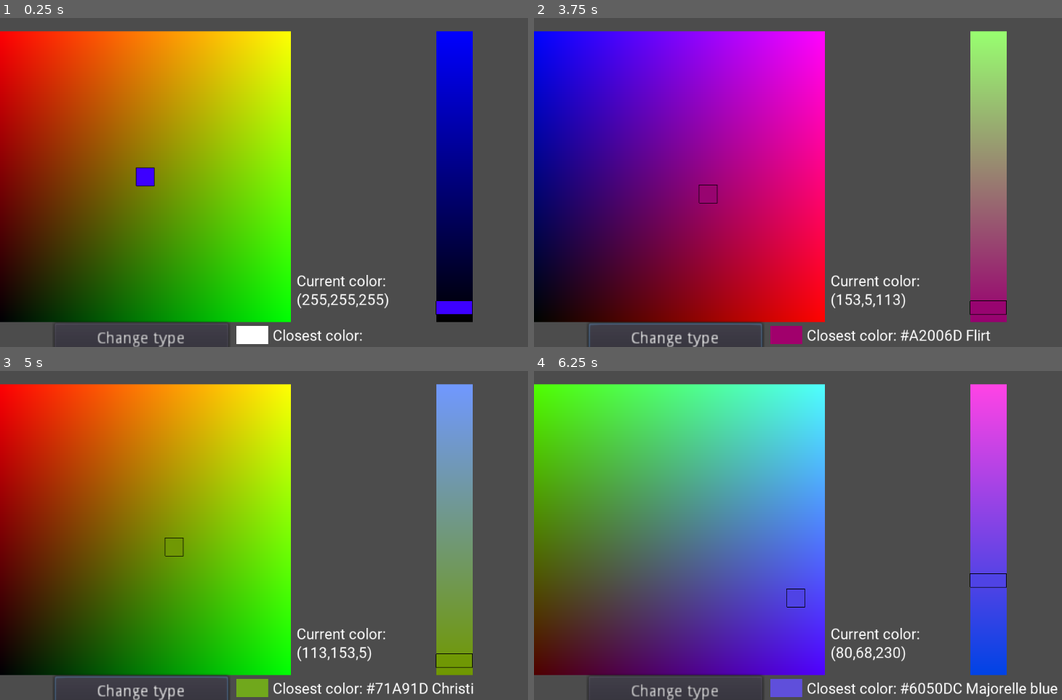
Above: before the commit, frames 1-4 (two rows, left to right).
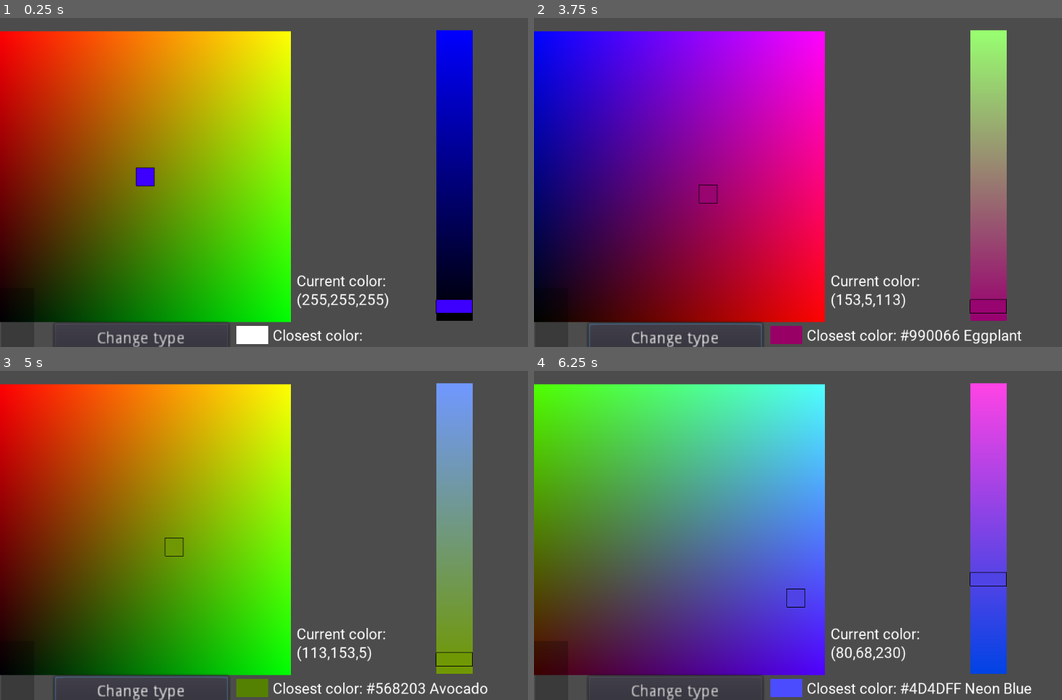
Above: after the commit, the same moments.

Repository: AntonBogun/Fancy-Color-Picker
Game: Godot game, scene res://Bruh.tscn
The game is run twice, just before and just after one commit, with the same random seed, the same clock (stepped at 60 frames per second) and the same inputs. The engine's default icon, where the game draws it, is replaced by a stand-in: a white triangle on a blue panel in a dark square.
Inputs (mouse positions are in pixels of both pictures, inside the frame that each line leads up to):
- Up to frame 1 (0.25 s): no input
- Up to frame 2 (3.75 s): click "Change type" at 0.5 s; click "Change type" at 1.25 s; click "Change type" at 2 s; tap Enter at 2.75 s; move the mouse to (951, 159) at 2.77 s; press the mouse at (951, 159) at 2.78 s; tap Space at 3.5 s; move the mouse to (708, 192) at 3.52 s; release the mouse at (708, 192) at 3.53 s; click (708, 192) at 3.6 s
- Up to frame 3 (5 s): tap Enter at 4.25 s; move the mouse to (348, 453) at 4.27 s; press the mouse at (348, 453) at 4.28 s
- Up to frame 4 (6.25 s): tap Space at 5 s; move the mouse to (798, 598) at 5.02 s; release the mouse at (798, 598) at 5.03 s; click (798, 598) at 5.1 s; tap Enter at 5.75 s; move the mouse to (998, 581) at 5.77 s; press the mouse at (998, 581) at 5.78 s

The runs differ from the first frame. In frame 1, 0.1% of the frame differs, in the area x 82-90%, y 3-93%; in frame 2, 0.6%; in frame 3, 0.9%; in frame 4, 1.0%, in the area x 44-100%, y 3-100%.

Commit message:
LOTS of changes
Also everything is extremely inefficient

Diff:
--- a/2dcolor.gd
+++ b/2dcolor.gd
@@ -17,8 +17,8 @@
 	material.set_shader_param("vertex2",polygon[2]+position);
 	material.set_shader_param("vertex3",polygon[3]+position);
 	material.set_shader_param("zoom",1/get_node("..").zoom.x);
+# warning-ignore:return_value_discarded
 	$Button.connect("pressed",self,"_update")
-
 
 	#var strin="["
 #	for n in v3:
@@ -50,12 +50,25 @@
 	#then multiplies vert by zoom (for obvious reasons)
 	return Vector2(viewpoort.x/2.0+vert.x*zooom,viewpoort.y/2.0+vert.y*zooom)
 
+#lower left
+#top right
+#(in cartesian, in bad computer scale top left, bottom right
+func ifinbox(pos, pos1, pos2):
+	return (pos2.x>=pos.x && pos.x>=pos1.x && pos2.y>=pos.y && pos.y>=pos1.y);
 
-func ifinbox(pos, pos1, pos2):
-	return (pos2.x>pos.x && pos.x>pos1.x && pos2.y>pos.y && pos.y>pos1.y);
+func colorsize(pos,size,args):
+	var colorif = funcref(self,"colorif")
+	return influence.forinbox(pos,size,colorif,args)
 
-
-
+func colorif(pos,args):
+	var _slider = args[0]
+	var prevname=args[1]
+	#var type = args[2]
+	#colorarray = smh and search for change, then add and shit and yeah
+	var iff=colr.colorclosestsearch(pos.x,pos.y,_slider)==prevname
+	var inbox=ifinbox(Vector2(int(pos.x),int(pos.y)),Vector2(),Vector2(255,255))
+	#bruh
+	return inbox and iff
 
 
 
@@ -71,7 +84,9 @@
 var interntype=0
 var slider=40
 
-func _physics_process(_delta):
+
+
+func _process(_delta):
 	i-=int(i>0)
 	#positions on viewport
 	var pos1=vertconv(polygon[0]+position,get_viewport_rect().size,1/get_node("..").zoom.x)
@@ -131,10 +146,41 @@
 		$VSlider.material.set_shader_param("gre",g)
 		$VSlider.material.set_shader_param("blu",b)
 
+		if(i==0 && ok &&Input.is_action_pressed("mouse_left"))and false:
+			$Polygon2D.test()
 
-		if(i==0 && ok &&Input.is_action_pressed("mouse_left")):
-			i=10
-			mousepos
+
+
+#		if(i==0 && ok &&Input.is_action_pressed("mouse_left")):
+#			i=10
+#			var x=int(mousepos.y)
+#			var y=int(mousepos.x)
+#
+#			var name =colr.colorclosestsearch(x,y,slider)
+#			var colorsize = funcref(self,"colorsize")
+#			var arr=[]
+#			var col_i=0.0
+#
+#			for _col_i in 2:
+#
+#				col_i=float(pow(3,2-_col_i))
+#				arr = influence.new(Vector2(x,y),col_i,colorsize,[slider,name])
+#
+#				if arr[0]==null:
+#					pass
+#				else:
+#					break
+#
+#			while col_i>2:
+#				arr=influence.expand(arr,colorsize,col_i,[slider,name])
+#				if col_i>4:
+#					arr=influence.divid(arr,col_i)
+#				col_i=col_i/3
+#			$Polygon2D.color=colr.ColorNameToColor(name)
+#			$Polygon2D.polygon=arr
+
+#
+#				pass
 			#-1.do when Slider or type changed value
 			#0. repeat 1-4 for every 32 pixels
 			#1.Find color at point
--- a/Bruh.tscn
+++ b/Bruh.tscn
@@ -8,8 +8,29 @@
 [ext_resource path="res://VSlider.gd" type="Script" id=6]
 [ext_resource path="res://Fonts/Roboto/ControlsRoboto.tres" type="DynamicFont" id=7]
 [ext_resource path="res://testloldeletelater.gd" type="Script" id=8]
+[ext_resource path="res://icon.png" type="Texture" id=9]
 
 [sub_resource type="ShaderMaterial" id=1]
+
+[sub_resource type="Shader" id=2]
+code = "shader_type canvas_item;
+uniform float saturation = -1;
+uniform float lightness = 0;
+void fragment(){
+	COLOR=texture(TEXTURE,UV);
+	float avrg=(COLOR.r+COLOR.g+COLOR.b)/3.0;
+	COLOR.r=COLOR.r+(avrg-COLOR.r)*-min(saturation,0)+max(saturation,0)*float((COLOR.r-avrg)>0.0);
+	COLOR.g=COLOR.g+(avrg-COLOR.g)*-min(saturation,0)+max(saturation,0)*float((COLOR.g-avrg)>0.0);
+	COLOR.b=COLOR.b+(avrg-COLOR.b)*-min(saturation,0)+max(saturation,0)*float((COLOR.b-avrg)>0.0);
+	COLOR.r=COLOR.r*(1.0+min(lightness,0))+(1.0-COLOR.r)*max(lightness,0);
+	COLOR.g=COLOR.g*(1.0+min(lightness,0))+(1.0-COLOR.g)*max(lightness,0);
+	COLOR.b=COLOR.b*(1.0+min(lightness,0))+(1.0-COLOR.b)*max(lightness,0);
+}"
+
+[sub_resource type="ShaderMaterial" id=3]
+shader = SubResource( 2 )
+shader_param/saturation = -1.0
+shader_param/lightness = 0.0
 
 [node name="Node2D" type="Node2D"]
 
@@ -44,9 +65,9 @@
 [node name="VSlider" type="VSlider" parent="Camera2D/HUE"]
 material = ExtResource( 4 )
 margin_left = 256.0
-margin_top = -128.0
+margin_top = -128.667
 margin_right = 272.0
-margin_bottom = 128.0
+margin_bottom = 127.333
 rect_scale = Vector2( 2, 1 )
 max_value = 255.0
 value = 5.0
@@ -99,7 +120,13 @@
 polygon = PoolVector2Array( -8, 0, -64, 0, -64, 32, -8, 32 )
 
 [node name="Polygon2D" type="Polygon2D" parent="Camera2D/HUE"]
-visible = false
+position = Vector2( -128, 128 )
+scale = Vector2( 1, -1 )
 color = Color( 0, 0, 0, 0.239216 )
-offset = Vector2( 125, 0 )
 polygon = PoolVector2Array( -128, -128, 0, -128, 0, 0, 1, 0, 1, -128, 30, -128, 30, 30, 0, 30, -128, 30 )
+script = ExtResource( 8 )
+
+[node name="Sprite" type="Sprite" parent="Camera2D/HUE"]
+material = SubResource( 3 )
+position = Vector2( 1110.1, -17.2554 )
+texture = ExtResource( 9 )
--- a/COLOR.gd
+++ b/COLOR.gd
@@ -623,6 +623,13 @@
 		i+=1
 	return final
 
+func ColorNameToColor(C):
+	if C.length()>7:
+		C=C[1]+C[2]+C[3]+C[4]+C[5]+C[6]
+	else:
+		return Color()
+	return HexToColor(C)
+
 func HexToColor(C):
 	#uhhh, i guess it does hex to color?
 	var Col = str(C).to_upper()
@@ -653,9 +660,10 @@
 	#find closest color based on "chunks"
 	#doesnt use sqrt, i was smort even back then
 	var closestcol = ""
-	r=int(r)
-	g=int(g)
-	b=int(b)
+	r=min(max(int(r),0),255)
+	g=min(max(int(g),0),255)
+	b=min(max(int(b),0),255)
+
 	var pos = Vector3(r,g,b)
 	var closest = 7200
 	var sector = [floor(r/32),floor(g/32),floor(b/32)]
@@ -664,14 +672,19 @@
 		if closest>dist:
 			closest = dist
 			closestcol=col
+
+#	var matrix=[]
+#	for i1 in range (-1,1):
+#
+
 	if closest>pow(min(min(r%32,g%32),b%32),2):
-		for i1 in range(-1,2):
+		for i1 in range(-1,1):
 			if (0>sector[0]+i1 or sector[0]+i1>7):
 				continue
-			for i2 in range(-1,2):
+			for i2 in range(-1,1):
 				if (0>sector[1]+i2 or sector[1]+i2>7):
 					continue
-				for i3 in range(-1,2):
+				for i3 in range(-1,1):
 					if (0>sector[2]+i3 or sector[2]+i3>7):
 						continue
 					if (i1==0 and i2==0 and i3==0):
@@ -683,8 +696,3 @@
 							closestcol=col
 
 	return closestcol
-
-func colorif(pos,array): #funcref
-	var iff=true
-	if pos.x>255 or pos.x<0:
-		iff= false
--- a/Influence.gd
+++ b/Influence.gd
@@ -270,46 +270,53 @@
 	#not the bs one like you normally see where it can get negative (just generally not ideal)
 	return (x%y)*int(x>=0)+((x%y) + y)*int(x<0 and x%y!=0)
 
-func pogger(pos):
+func pogger(pos,args):
 	#i uh... i have no idea honestly
 	#ohhh nvm i get it - thats the cool pattern that behaves like a bitch cus
 	#it has empty spaces.. yeah, i would have to add an entire algorithm to exising
 	#algorithm for it to account for empty spaces - suffering
 
-	#copy paste in desmos
-	#\left(\left(\sin\left(x\cdot\frac{\pi}{6}+\frac{\pi}{2}\right)-1\right)\cdot-10\right)^{2}-y^{2}>y^{2}+x^{2}-250
-	var a = pow((sin(pos.x*PI/6 + PI/2)-1)*(-10),2)-pow(pos.y,2)
-	var b = pow(pos.y,2)+pow(pos.x,2)-250
-	return b<a
-
-func pogger1(pos):
-	#convex area
-	#desmos
-	#x^{2}+y^{2}-\left(20\sin\left(\frac{y-15}{10}\right)\right)^{2}<400
-	var x=pos.x
-	var y=pos.y
-	var iff=pow(x,2)+pow(y,2)-pow(20*sin((y-15)/10),2)<400
-	return iff
+
+	match args[0]:
+		0:  #copy paste in desmos
+			#non-convex, causes issues with divid
+			#\left(\left(\sin\left(x\cdot\frac{\pi}{6}+\frac{\pi}{2}\right)-1\right)\cdot-10\right)^{2}-y^{2}>y^{2}+x^{2}-250
+			var a = pow((sin(pos.x*PI/6 + PI/2)-1)*(-10),2)-pow(pos.y,2)
+			var b = pow(pos.y,2)+pow(pos.x,2)-250
+			return b<a
+		1:
+			#non-convex, doesnt cause issues due to lesser precision required to skip over
+			#x^{2}-y^{2}>-17+\frac{\left|x^{3}\right|}{20}
+			var a = pow(pos.x,2)-pow(pos.y,2)
+			var b = -17+abs(pow(pos.x,3))/20
+			return b<a
+		2:
+			#convex
+			#x^{2}+y^{2}-\left(20\sin\left(\frac{y-15}{10}\right)\right)^{2}<400
+			var x=pos.x
+			var y=pos.y
+			var iff=pow(x,2)+pow(y,2)-pow(20*sin((y-15)/10),2)<400
+			return iff
 
 #callfuncv = bad
-func new(pos,_scale, funcr):
+func new(pos,_scale, funcr,args=[]):
 	#this probably is arrcreate() 2 ElBoog
 	var arr = []
-	var scale = (_scale-1)/2
-	if funcr.call_func(pos,_scale):
+	if funcr.call_func(pos,_scale,args):
 		arr.append(pos)
 	else:
-		return [null,false]
+		return [null]
 	var n = 0
 	var i = 0
 	var cent = arr[0]
 	var temp = 0
 	#does a + shaped check
 	while i<4:
-		if funcr.call_func(pos+f(i*2+2)*_scale,_scale):
+		if funcr.call_func(pos+f(i*2+2)*_scale,_scale,args):
 			arr.insert(n,pos+f(i*2+2)*_scale)
+	#
 			if i+1<4:
-				if temp==1 and !funcr.call_func(pos+f(i*2+4)*_scale,_scale):
+				if temp==1 and !funcr.call_func(pos+f(i*2+4)*_scale,_scale,args):
 					temp=0
 					arr.insert(n+1,cent)
 					n+=1
@@ -327,12 +334,16 @@
 	return arr
 
 
-func expand(finalarr,funcc,_scale=1):
+#funcc in this context can be either the if() itself, or a forinbox(if()) in order to not allow
+#issues when increasing precision with divid()
+
+#funcc call - intended forinbox(pos,scale,args)
+func expand(finalarr,funcc,_scale=1,args=[]):
 	#the actual expand function, or from my understanding f1() 2, electric boogel
 	#oh right it doesnt function inside a loop as a child, this does its own loop
 	#var up=1
 	var done=1
-	var printcount=0
+	#var printcount=0
 	var completed=0
 	#0 = default state, loop exists when done=0
 	while done!=0:
@@ -346,7 +357,7 @@
 			var x = f(_x,1,cent)
 			var y = f(_y,1,cent)
 
-			if i>400:
+			if i>10000:
 				done = 0
 				#400 is the max amount of points.
 				print("OVERFLOW")
@@ -381,7 +392,7 @@
 			for n in arr:
 				#the check itself
 
-				if funcc.call_func(cent+f(n)*_scale,_scale):
+				if funcc.call_func(cent+f(n)*_scale,_scale,args):
 					finalarr.insert(i+temp,cent+f(n)*_scale)
 					done=1
 					_i+=1
@@ -408,7 +419,7 @@
 				finalarr.remove(i+temp)
 				_i-=1
 			#CRUICIAL for making it run much faster
-			completed = completed+int(err!=0 and arr.size()==0 and i==completed)
+			completed = completed+int(err==arr.size() and arr.size()!=0 and i==completed)
 			i+=1+_i
 
 
@@ -419,19 +430,16 @@
 			finalarr.remove(finalarr.size()-1)
 #		print(finalarr)
 #		print("count="+str(printcount))
-		printcount+=1
+		#printcount+=1
 	#		if arr.size()!=0:
 	#			i+=int(err==arr.size())
 	return finalarr
 
 
+#calls funcc:
+#(pos,args)
 func forinbox(pos,_scale,funcc,_args=[]):
-	#wtf is this
-	#bruh this really is iff() but that works with any function???
-	#god funcrefing is so tedious
-	var x= pos.x
-	var y = pos.y
-	#return pow(pos.x,2)+pow(pos.y,2)<45
+	#works ig
 
 	var off= (_scale-1)/2
 	var err=0
@@ -440,19 +448,16 @@
 		box = [pos+Vector2(off,off),pos+Vector2(-off,-off),pos+Vector2(off,-off),pos+Vector2(-off,off)]
 	else:
 		box = [pos]
-#	if pos.x+off<256 && pos.x-off>-1 && pos.y+off<256 && pos.x-off>-1:
-#
-#	else:
-#		err=1
 	for vec in box:
 
 
-		if (funcc.call_func(vec)):
+		if (funcc.call_func(vec,_args)):
 			continue
 		else:
 
 			err=1
 			break
+
 	return !bool(err)
 
 #OLD (no funcref), new = forinbox()
--- a/SLIDER.gd
+++ b/SLIDER.gd
@@ -1,22 +1,11 @@
 extends Polygon2D
 
 
-# Declare member variables here. Examples:
-# var a = 2
-# var b = "text"
 
-
-# Called when the node enters the scene tree for the first time.
-func _ready():
-	pass # Replace with function body.
-
-
-# Called every frame. 'delta' is the elapsed time since the previous frame.
-#func _process(delta):
-#	pass
 export(Color) var OutLine = Color(0,0,0) setget set_color
 export(float) var Width = 2.0 setget set_width
 
+#outline stuff
 func _draw():
 	var poly = get_polygon()
 	for i in range(1 , poly.size()):
@@ -30,6 +19,7 @@
 func set_width(new_width):
 	Width = new_width
 	update()
+# warning-ignore:unused_argument
 func _process(delta):
 	if(get_parent() is VSlider):
 		position=Vector2(8,(1-get_parent().value/255.0)*(get_parent().rect_size.y-16)+8)
--- a/ShaderHue.shader
+++ b/ShaderHue.shader
@@ -40,7 +40,7 @@
 }
 bool ifinbox(vec2 pos, vec2 pos1, vec2 pos2){
 	//just check if a position is inside a box
-	return (pos2.r>pos.r && pos.r>pos1.r && pos2.g>pos.g && pos.g>pos1.g);
+	return (pos2.r>=pos.r && pos.r>=pos1.r && pos2.g>=pos.g && pos.g>=pos1.g);
 }
 
 
--- a/ShaderSlider.shader
+++ b/ShaderSlider.shader
@@ -33,7 +33,7 @@
 	return vec2(viewpoort.r/2.0+vert.r*zooom,viewpoort.g/2.0-vert.g*zooom);
 }
 bool ifinbox(vec2 pos, vec2 pos1, vec2 pos2){
-	return (pos2.r>pos.r && pos.r>pos1.r && pos2.g>pos.g && pos.g>pos1.g);
+	return (pos2.r>=pos.r && pos.r>=pos1.r && pos2.g>=pos.g && pos.g>=pos1.g);
 }
 
 
--- a/VSlider.gd
+++ b/VSlider.gd
@@ -1,19 +1,11 @@
 extends VSlider
 
 
-# Declare member variables here. Examples:
-# var a = 2
-# var b = "text"
-
-
-# Called when the node enters the scene tree for the first time.
 func _ready():
 	material.set_shader_param("vertex1",Vector2(rect_size.x*rect_scale.x,-rect_size.y*rect_scale.y)+get_global_position())
 	material.set_shader_param("vertex3",Vector2(-rect_size.x*rect_scale.x,rect_size.y*rect_scale.y)+get_global_position())
 	material.set_shader_param("zoom",1/get_node("../..").zoom.x);
-	pass # Replace with function body.
+	pass
 
-
-# Called every frame. 'delta' is the elapsed time since the previous frame.
 func _process(delta):
 	material.set_shader_param("viewport",get_viewport_rect().size)
--- a/colorpick.gd
+++ b/colorpick.gd
@@ -1,17 +1,6 @@
 extends Polygon2D
 
 
-# Declare member variables here. Examples:
-# var a = 2
-# var b = "text"
-
-
-# Called when the node enters the scene tree for the first time.
-func _ready():
-	pass # Replace with function body.
-
-
-# Called every frame. 'delta' is the elapsed time since the previous frame.
 export(Color) var OutLine = Color(0,0,0) setget set_color
 export(float) var Width = 2.0 setget set_width
 
--- a/testloldeletelater.gd
+++ b/testloldeletelater.gd
@@ -5,27 +5,70 @@
 # var a = 2
 # var b = "text"
 
-func circle1(pos,size):
-	var circle = funcref(influence,"pogger1")
-	return influence.forinbox(pos,size,circle)
+func circle1(pos,size,args):
+
+	var circle = funcref(influence,"pogger")
+	return influence.forinbox(pos,size,circle,args)
 # Called when the node enters the scene tree for the first time.
 func _ready():
+	pass
+func ifinbox(pos, pos1, pos2):
+	return (pos2.x>=pos.x && pos.x>=pos1.x && pos2.y>=pos.y && pos.y>=pos1.y);
+
+func colorsize(pos,size,args):
+	var colorif = funcref(self,"colorif")
+	return influence.forinbox(pos,size,colorif,args)
+
+func colorif(pos,args):
+	var _slider = args[0]
+	var prevname=args[1]
+	#var type = args[2]
+	#colorarray = smh and search for change, then add and shit and yeah
+	var iff=colr.colorclosestsearch(pos.x,pos.y,_slider)==prevname
+	var inbox=ifinbox(Vector2(int(pos.x),int(pos.y)),Vector2(),Vector2(255,255))
+	#bruh
+	return inbox and iff
+
+
+func test():
 	#polygon=[Vector2(-1,1),Vector2(1,1),Vector2(0,-1)]
 	var circle = funcref(self,"circle1")
 	#print(circle1(Vector2(0,-20),9))
 
+	var mousepos=Vector2(105,215)
+	var slider = 5
+	var x=int(mousepos.y)
+	var y=int(mousepos.x)
 
+	var name =colr.colorclosestsearch(x,y,slider)
+	var colorsize = funcref(self,"colorsize")
+	var arr=[]
+	var col_i=0.0
 
+	for _col_i in 2:
+
+		col_i=float(pow(3,2-_col_i))
+		arr = influence.new(Vector2(x,y),col_i,colorsize,[slider,name])
+
+		if arr[0]==null:
+			pass
+		else:
+			break
+
+	while col_i>2:
+		arr=influence.expand(arr,colorsize,col_i,[slider,name])
+		if col_i>4:
+			arr=influence.divid(arr,col_i)
+		col_i=col_i/3
+	$Polygon2D.color=colr.ColorNameToColor(name)
+	$Polygon2D.polygon=arr
 
 
 	print()
 
-	var ok = influence.new(Vector2(),27,circle)
-	ok=influence.expand(ok,circle,27)
-	ok = influence.divid(ok,27)
-	ok=influence.expand(ok,circle,9)
-	ok=influence.divid(ok,9)
-	ok=influence.expand(ok,circle,3)
+	var ok = influence.new(Vector2(),1,circle,[0])
+	ok = influence.expand(ok,circle,1,[0])
+
 	print(ok)
 #	var ok1=[]
 #	for i in (ok.size()-ok.size()%2)/2:
Not shown: 1 places in Bruh.tscn that only renumber resources
Binary file added: godot_Test.png
Not shown, added: godot_Test.png.import
